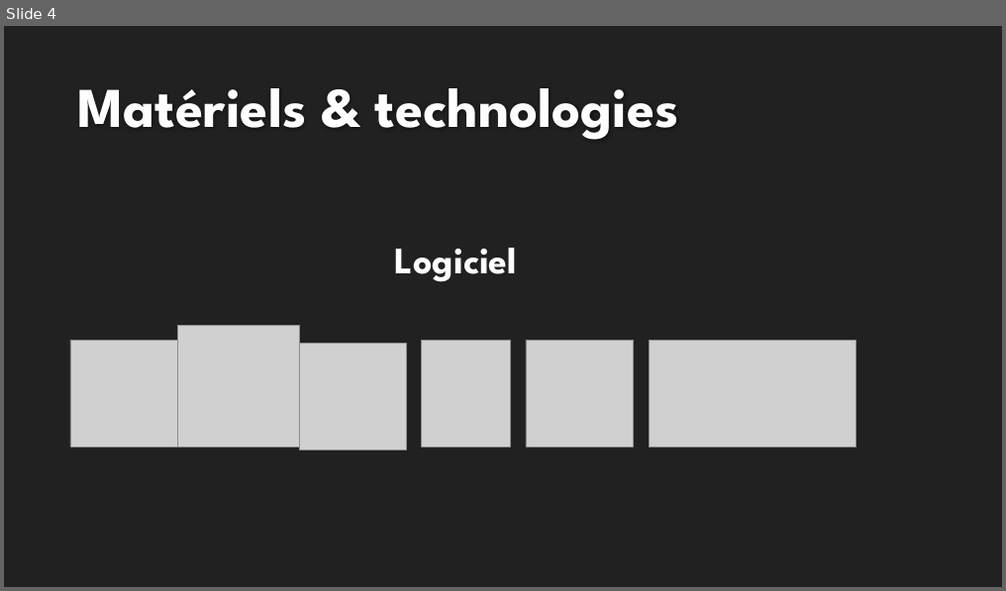
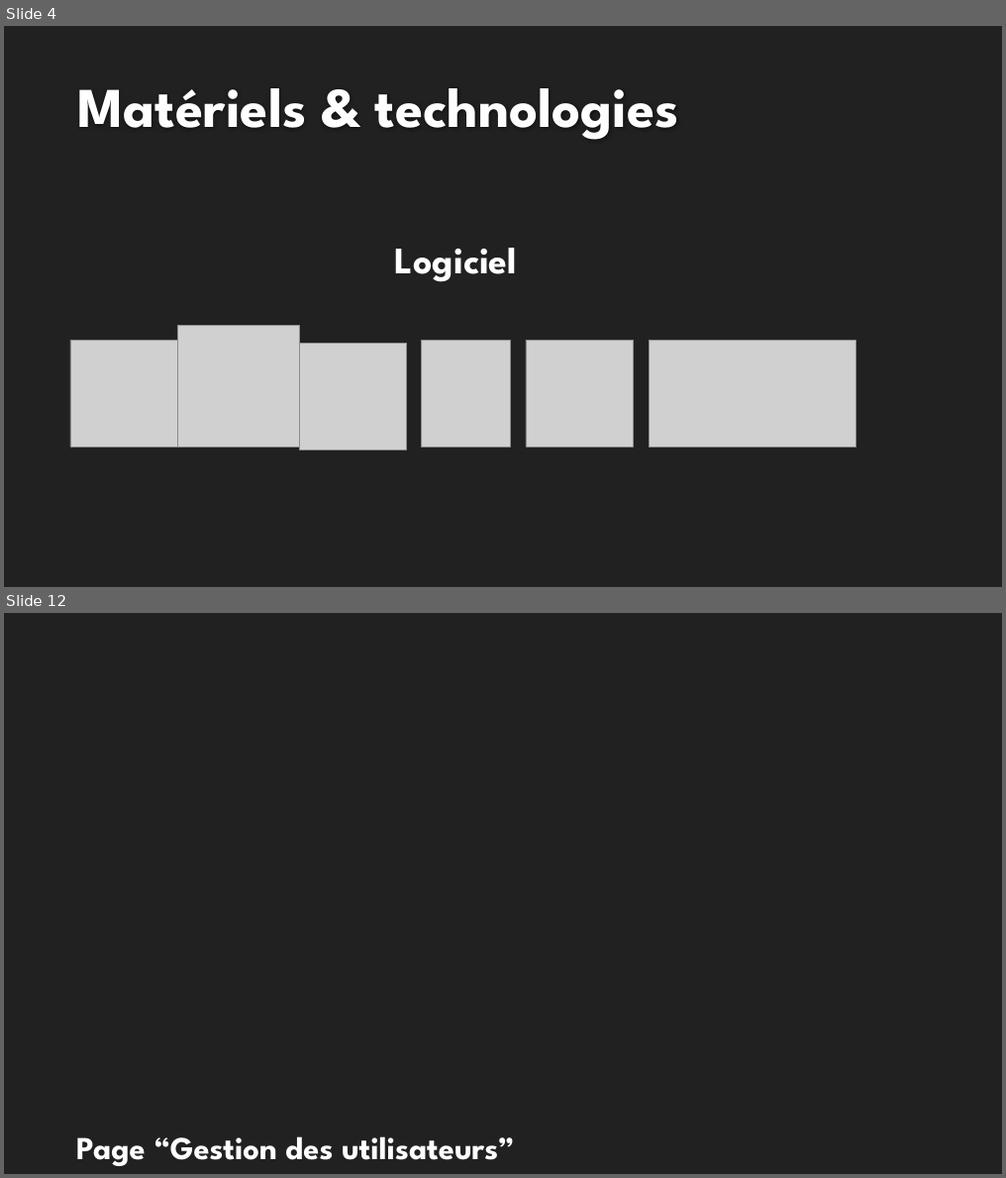
Before and after one commit to Wyrrain/Projet_Bts, a slide deck: Revue n2/Presentation du projet SFL2 (Maxime) Revue 2.pptx. Shown one above the other, each under a label of ours: slide 4 before the commit, slides 4 and 12 after it; the slides between them are not shown. The pictures are 1006x591 and 1006x1178 pixels, drawn with LibreOffice and Linux fonts; fonts in the diff are those of the drawing; grey boxes stand for pictures; background and template pictures are left out. Boxes give left, top, right and bottom in pixels: in the first picture for what was removed or moved away, otherwise in the second. Text is boxed around its words. In the diff, an @@ line names an element or a change of style, - is before the commit and + after.

```diff
--- a/Revue n2/Presentation du projet SFL2 (Maxime) Revue 2.pptx
+++ b/Revue n2/Presentation du projet SFL2 (Maxime) Revue 2.pptx
@@ slide 12 added at (x1=4, y1=613, x2=1002, y2=1174), background picture (left out) @@
@@ text added at (x1=76, y1=1137, x2=515, y2=1166), 30.8 pt, text #FEFEFE, bold @@
+Page “Gestion des utilisateurs”
```
Also in this commit, not shown: 13 other slides added, 18 other files.
